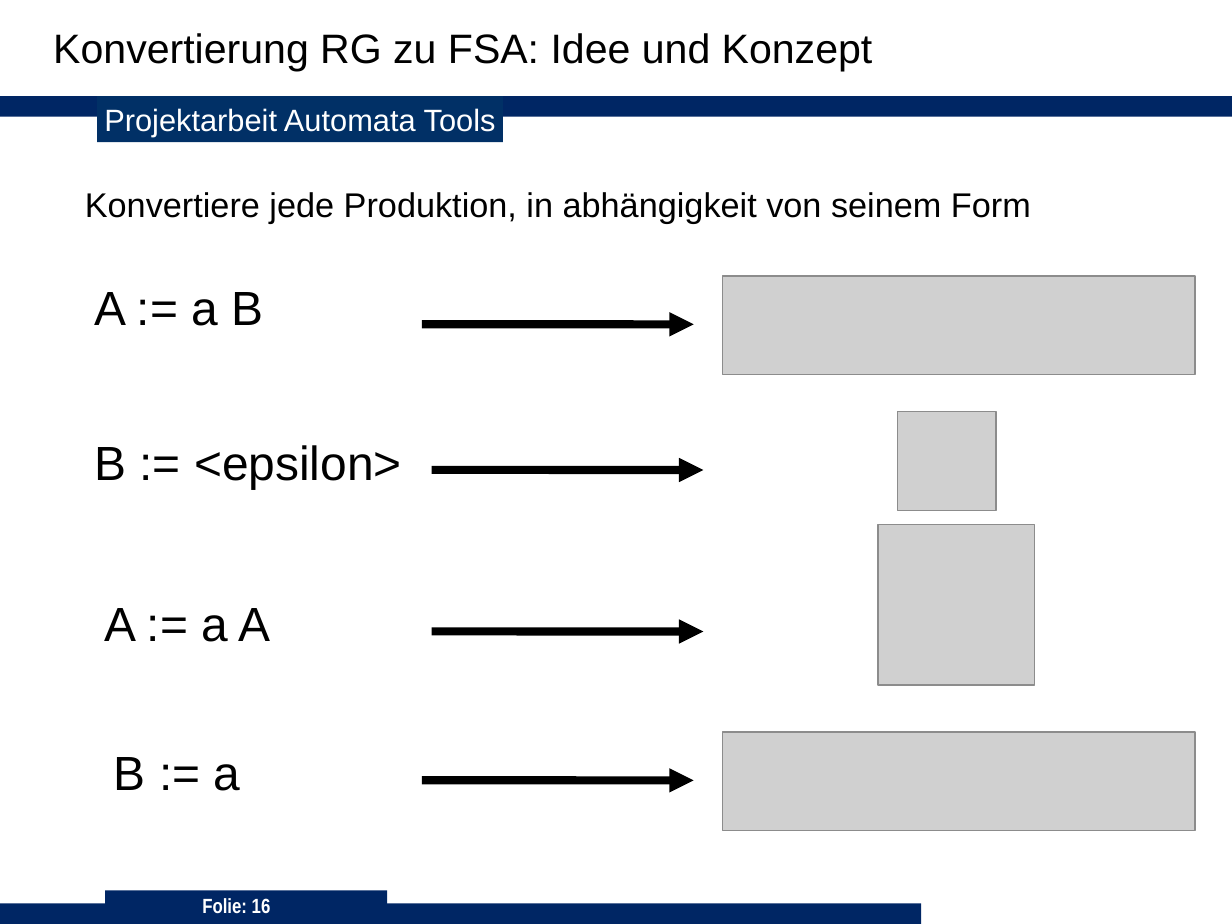
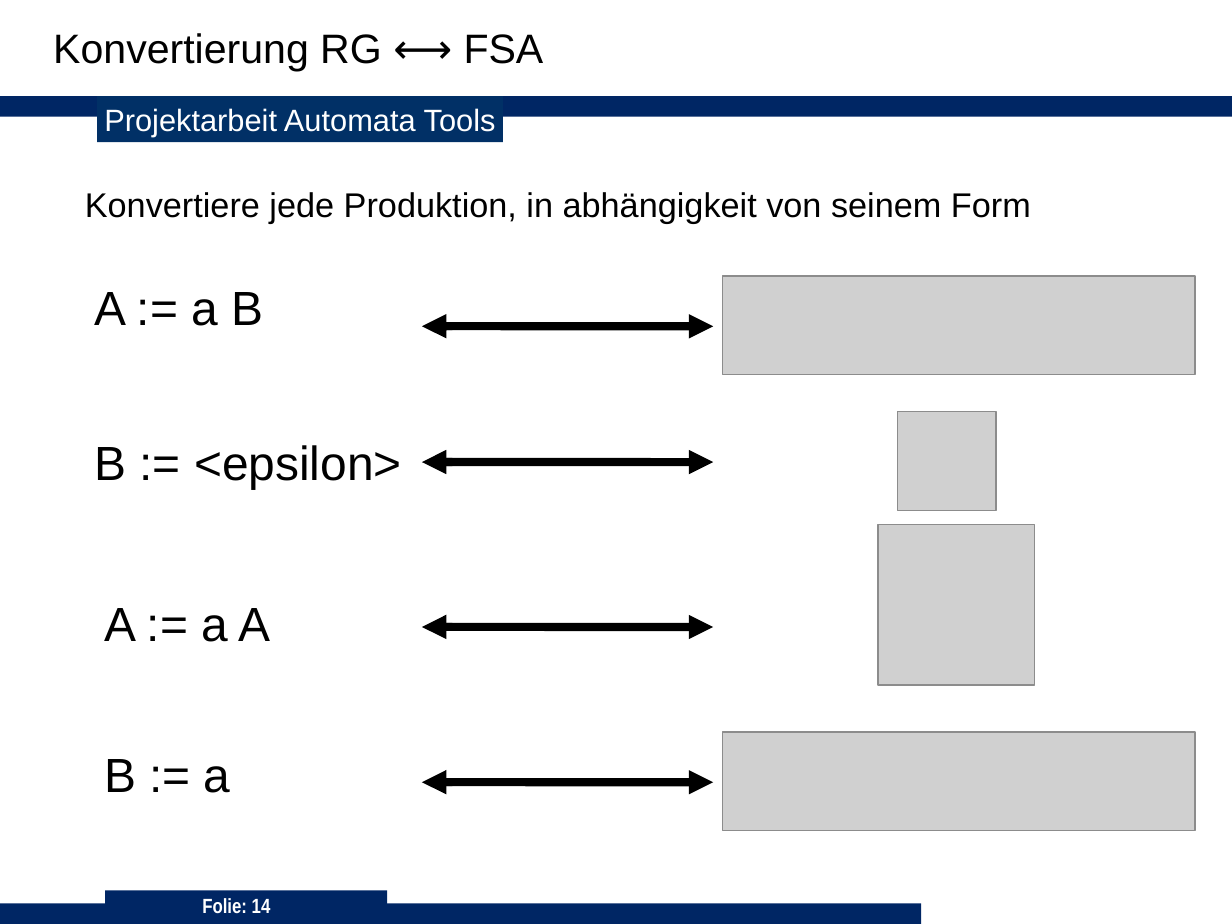
Before and after one commit to 3breadt/UPB-ADT-Automata-Tools, a slide deck: slide 14 of Präsentation/Präsentation_C++ V3.ppt (slide 16 before the commit). Drawn at 1232x924 pixels with LibreOffice and Linux fonts; fonts in the diff are those of the drawing; grey boxes stand for pictures; background and template pictures are left out. Boxes give left, top, right and bottom in pixels: in the first picture for what was removed or moved away, otherwise in the second. Text is boxed around its words. In the diff, an @@ line names an element or a change of style, - is before the commit and + after.

```diff
--- a/Präsentation/Präsentation_C++ V3.ppt
+++ b/Präsentation/Präsentation_C++ V3.ppt
@@ text at (x1=53, y1=33, x2=544, y2=71): text changed @@
-Konvertierung RG zu FSA: Idee und Konzept
+Konvertierung RG ⟷ FSA
@@ arrow added from (452, 326) to (421, 326), #000000 4.76 pt @@
@@ arrow moved from (421, 324) - (694, 324) to (441, 326) - (713, 326) @@
@@ arrow added from (452, 462) to (421, 462), #000000 4.76 pt @@
@@ arrow moved from (431, 469) - (703, 469) to (441, 462) - (713, 462) @@
@@ arrow added from (452, 627) to (421, 627), #000000 4.76 pt @@
@@ arrow moved from (431, 631) - (703, 632) to (441, 627) - (713, 627) @@
@@ text "B := a" moved from (x1=114, y1=757, x2=241, y2=791) to (x1=104, y1=759, x2=231, y2=793) @@
@@ arrow added from (452, 782) to (421, 782), #000000 4.76 pt @@
@@ arrow moved from (421, 780) - (694, 780) to (441, 782) - (713, 782) @@
@@ page number at (x1=202, y1=898, x2=271, y2=914): text changed @@
-Folie: 16
+Folie: 14
```
Also in this commit, not shown: 7 other slides changed, 3 slides added, 4 slides removed, 5 other files.
